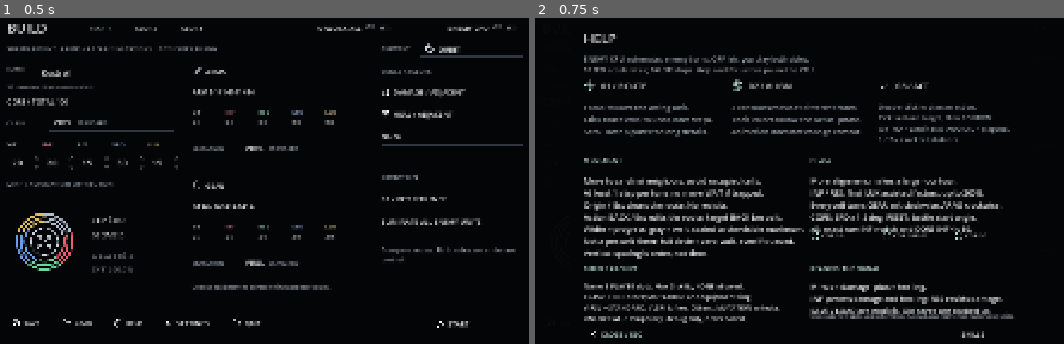
Above: before the commit, frames 1-2 (left to right).
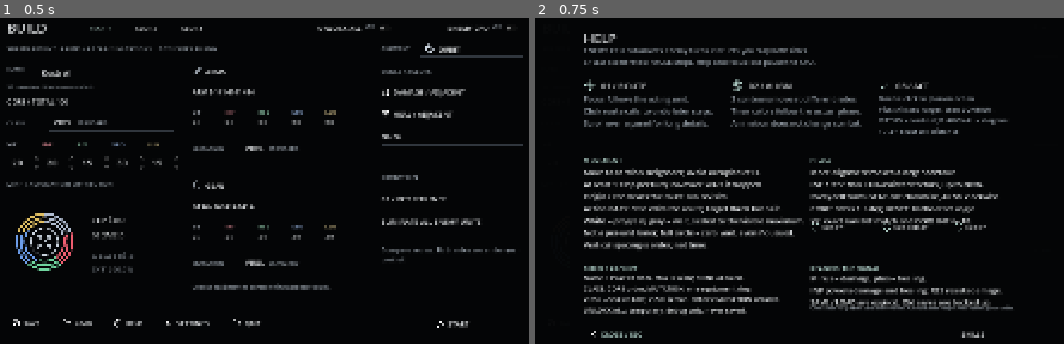
Above: after the commit, the same moments.

Repository: Glitch-Sound/phase
Game: Godot game, scene res://main.tscn
Same seed, same stepped clock (60 frames per second), same inputs: the game is played once before the commit and once after it.
Inputs:
- Up to frame 1 (0.5 s): no input
- Up to frame 2 (0.75 s): click "HELP" at 0.5 s

Frame 1 is identical in both runs. In frame 2, 20% of the frame differs, in the area x 9-91%, y 9-94%.

Commit message:
HELPの見出しと本文を近づけてまとまりを明確にする

Diff:
--- a/game/tuning.gd
+++ b/game/tuning.gd
@@ -269,6 +269,8 @@
 const SETTINGS_LANGUAGE_NOTE := Rect2(36,254,988,26)
 # HELPの既存SVGだけ、見出しの大文字の実描画中心へ合わせる。
 const HELP_ICON_VERTICAL_OFFSET := -5.5
+# 見出しと本文だけを近づけ、次のセクションと区切りの位置は保つ。
+const HELP_BODY_VERTICAL_OFFSET := -20.0
 
 # 日本語本文は既存の段落高に収め、文字サイズは英語と揃える。
 const JAPANESE_PROSE_SPACING := 0
--- a/ui/main.gd
+++ b/ui/main.gd
@@ -1359,7 +1359,7 @@
 	_close_aux()
 	var panel=_modal(Rect2(400,135,1120,810),true)
 	_label(panel,"HELP",Rect2(36,25,1048,48),32,WHITE)
-	_prose_wrapped_label(panel,"ENEMY CPU automates enemy turns. OFF lets you play both sides.\nSPEED accelerates; PAUSE stops. Help and focus loss pause the CPU.",Rect2(36,85,1048,56),17,MUTED)
+	_prose_wrapped_label(panel,"ENEMY CPU automates enemy turns. OFF lets you play both sides.\nSPEED accelerates; PAUSE stops. Help and focus loss pause the CPU.",Rect2(36,85+T.HELP_BODY_VERTICAL_OFFSET,1048,56),17,MUTED)
 	var steps=[
 		["move","01 / ROUTE","Focus follows the acting unit.\nClick route cells to undo later steps.\nScroll over a panel for long details."],
 		["target","02 / ALIGN","3 contours move at different rates.\nTheir colors follow the actual phase.\nAnimation does not change combat."],
@@ -1369,25 +1369,25 @@
 		var x=36+i*354
 		_icon(panel,steps[i][0],Rect2(x,153+T.HELP_ICON_VERTICAL_OFFSET,28,28),CYAN)
 		_label(panel,steps[i][1],Rect2(x+42,149,298,32),20,WHITE)
-		_prose_label(panel,steps[i][2],Rect2(x,201,340,96 if i==2 else 76),16 if i==2 else 18,MUTED)
+		_prose_label(panel,steps[i][2],Rect2(x,201+T.HELP_BODY_VERTICAL_OFFSET,340,96 if i==2 else 76),16 if i==2 else 18,MUTED)
 	_separator(panel,Rect2(36,300,1048,1))
 	_label(panel,"MOVEMENT",Rect2(36,329,490,28),16,CYAN)
-	_prose_label(panel,"Move to cardinal neighbors; avoid occup …(304 unchanged characters)… pacing is order, not time.",Rect2(36,377,500,174),18,WHITE)
+	_prose_label(panel,"Move to cardinal neighbors; avoid occup …(304 unchanged characters)… pacing is order, not time.",Rect2(36,377+T.HELP_BODY_VERTICAL_OFFSET,500,174),18,WHITE)
 	_label(panel,"PHASE",Rect2(580,329,500,28),16,CYAN)
-	_prose_label(panel,"More alignment makes a larger contour.\ …(174 unchanged characters)… match and CORE INF <= 10.",Rect2(580,377,510,152),18,WHITE)
+	_prose_label(panel,"More alignment makes a larger contour.\ …(174 unchanged characters)… match and CORE INF <= 10.",Rect2(580,377+T.HELP_BODY_VERTICAL_OFFSET,510,152),18,WHITE)
 	var panel_kinds=["CLOCKWISE","RESET","COUNTERCLOCKWISE"]
 	for i in range(panel_kinds.size()):
 		var view=PANEL_VIEWS[panel_kinds[i]]
-		_icon(panel,view.icon,Rect2(580+i*172,514+T.HELP_ICON_VERTICAL_OFFSET,20,20),CYAN)
-		_label(panel,view.short,Rect2(608+i*172,512,140,28),14,WHITE)
+		_icon(panel,view.icon,Rect2(580+i*172,514+T.HELP_ICON_VERTICAL_OFFSET+T.HELP_BODY_VERTICAL_OFFSET,20,20),CYAN)
+		_label(panel,view.short,Rect2(608+i*172,512+T.HELP_BODY_VERTICAL_OFFSET,140,28),14,WHITE)
 	if not build_open:
 		_label(panel,"%s / SEED %d" % [battle.stage.name,battle.panel_seed],Rect2(200,40,884,24),13,MUTED)
 	_separator(panel,Rect2(36,560,1048,1))
 	_label(panel,"BUILD / ARCHIVE",Rect2(36,589,490,28),16,CYAN)
-	_prose_label(panel,"Name 3 PLAYER slots. Max 3 skills; NONE allowed.\nCLASS: CORE order; MUTATION: one equipment ring.\nVIRSL = STANDARD; VLSRI is free. Others: MUTATION unlocks.\nUNLOCK ALL: temporary, debug only, never saved.",Rect2(36,631,500,98),16,WHITE)
+	_prose_label(panel,"Name 3 PLAYER slots. Max 3 skills; NONE allowed.\nCLASS: CORE order; MUTATION: one equipment ring.\nVIRSL = STANDARD; VLSRI is free. Others: MUTATION unlocks.\nUNLOCK ALL: temporary, debug only, never saved.",Rect2(36,631+T.HELP_BODY_VERTICAL_OFFSET,500,98),16,WHITE)
 	_label(panel,"READING THE SIGNAL",Rect2(580,589,500,28),16,CYAN)
-	_prose_label(panel,"Minus = damage; plus = healing.\nINF powers damage and healing; RES resists damage.\nSAVE / LOAD are explicit. Old saves are backed up.",Rect2(580,631,510,66),18,WHITE)
-	_prose_label(panel,"Crests identify units and assemblies. A small assembly crest marks your units.",Rect2(580,706,510,22),13,MUTED)
+	_prose_label(panel,"Minus = damage; plus = healing.\nINF powers damage and healing; RES resists damage.\nSAVE / LOAD are explicit. Old saves are backed up.",Rect2(580,631+T.HELP_BODY_VERTICAL_OFFSET,510,66),18,WHITE)
+	_prose_label(panel,"Crests identify units and assemblies. A small assembly crest marks your units.",Rect2(580,706+T.HELP_BODY_VERTICAL_OFFSET,510,22),13,MUTED)
 	_button(panel,"CLOSE / ESC",Rect2(36,736,800,44),_close_aux)
 	_button(panel,"SKILLS",Rect2(856,736,228,44),_skill_help)
 
Not shown, added: artifacts/help-prose-spacing-review.md
